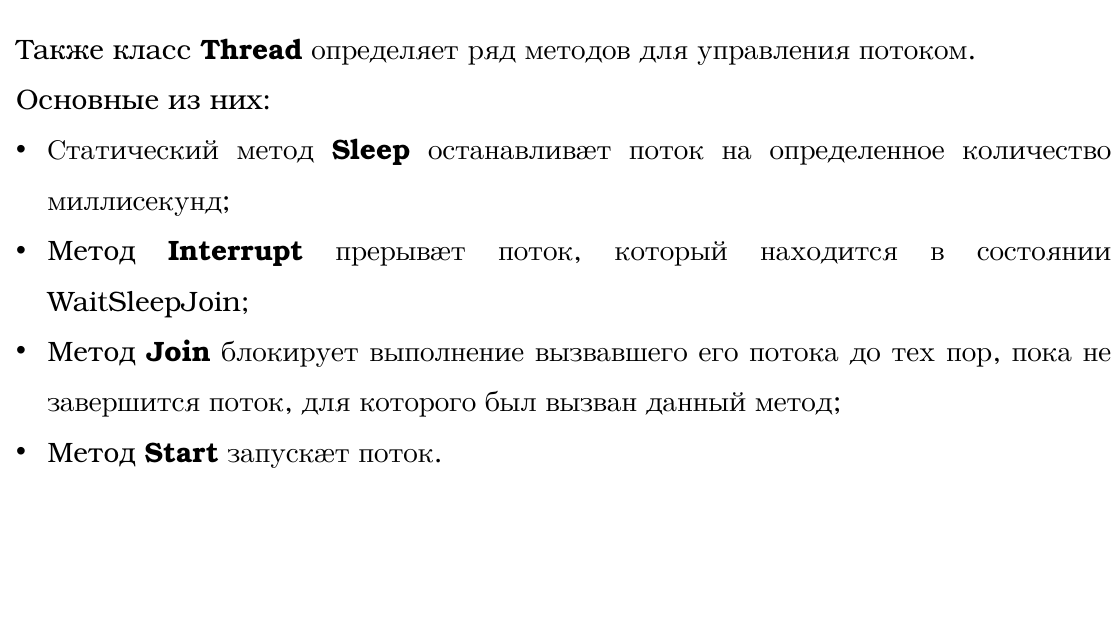
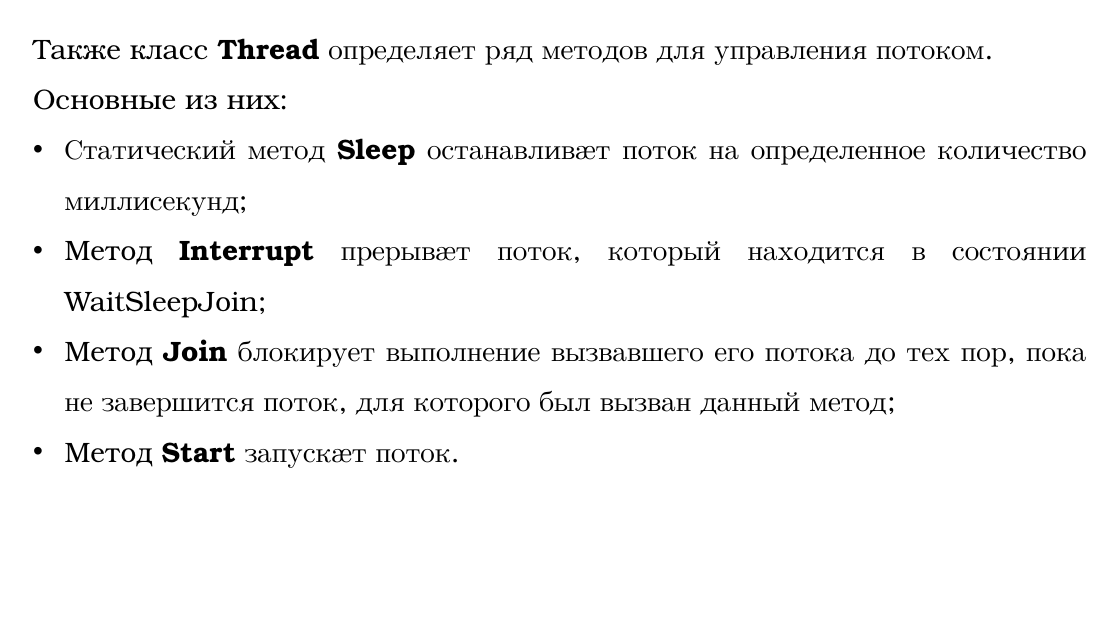
Before and after one commit to DaniilKlyukin/OOP-4, a slide deck: slide 9 of Лекции/ООП 1 лек 4.pptx. Drawn at 1120x630 pixels with LibreOffice and Linux fonts; fonts in the diff are those of the drawing. Boxes give left, top, right and bottom in pixels: in the first picture for what was removed or moved away, otherwise in the second. Text is boxed around its words. In the diff, an @@ line names an element or a change of style, - is before the commit and + after.

```diff
--- a/Лекции/ООП 1 лек 4.pptx
+++ b/Лекции/ООП 1 лек 4.pptx
@@ text "Также класс Thread определяет ряд ..." rewrapped from [16,38,1111,468] to [33,38,1086,468] @@
```
Also in this commit, not shown: 37 other slides changed.
